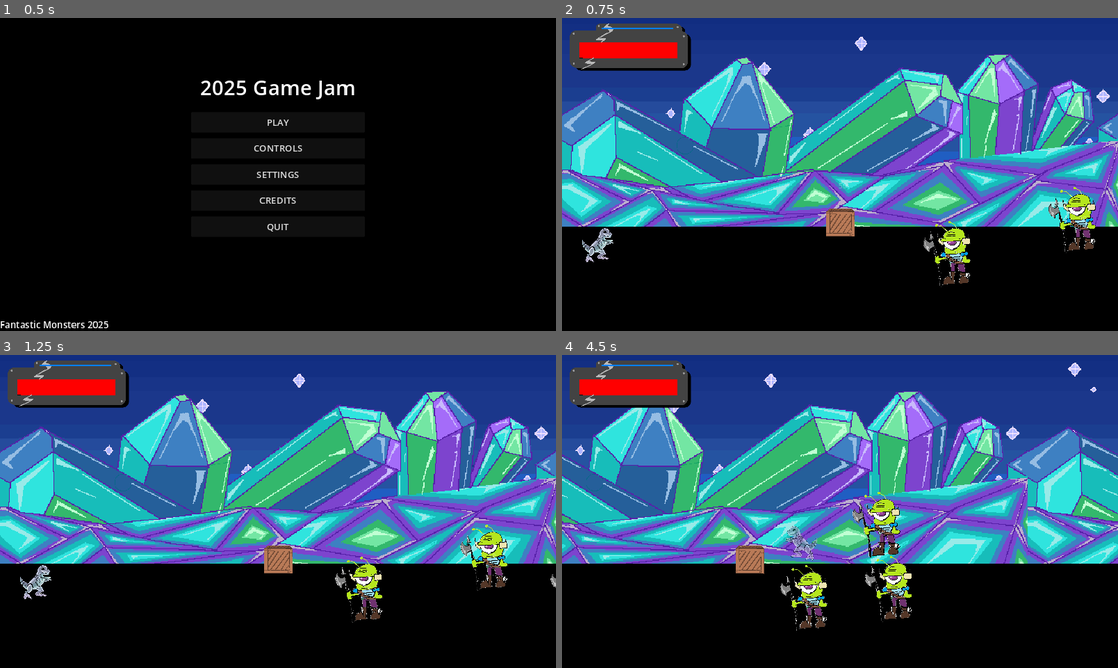
Above: before the commit, frames 1-4 (two rows, left to right).
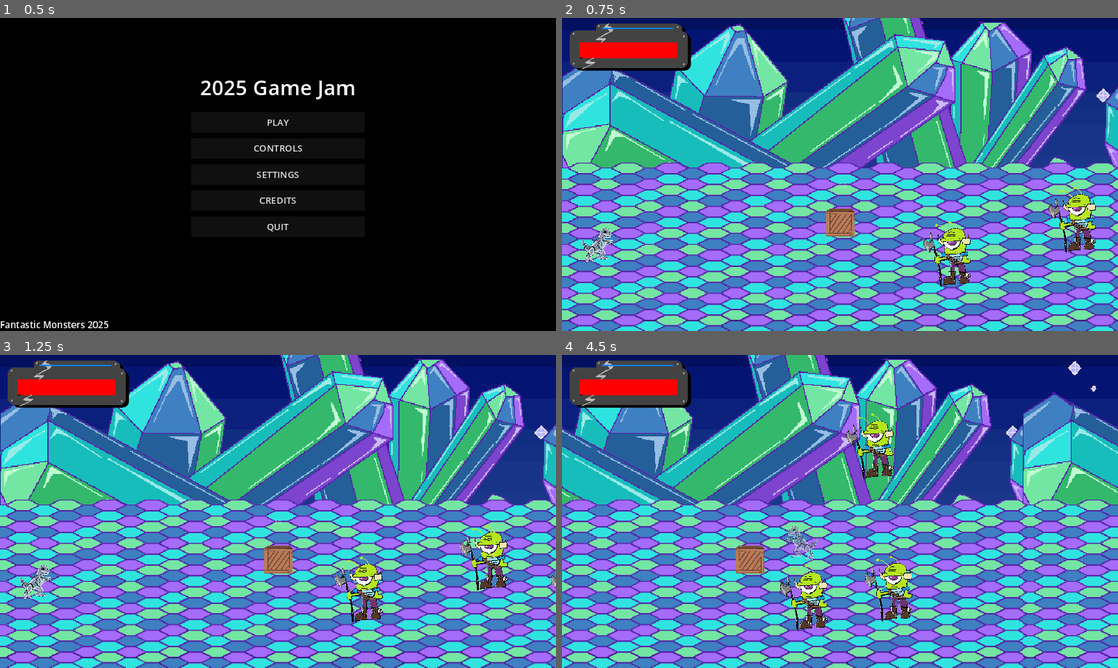
Above: after the commit, the same moments.

Repository: RandomlyZay/2025-game-jam
Game: Godot game, scene res://ui/menus/main_menu/main_menu.tscn
Same seed, same stepped clock (60 frames per second), same inputs: the game is played once before the commit and once after it.
Inputs (mouse positions are in pixels of both pictures, inside the frame that each line leads up to):
- Up to frame 1 (0.5 s): no input
- Up to frame 2 (0.75 s): click "PLAY" at 0.5 s
- Up to frame 3 (1.25 s): no input
- Up to frame 4 (4.5 s): tap Enter (ui_accept) at 1.25 s; move the mouse to (928, 592) at 1.27 s; hold D (move_right) 1.28-2.03 s; tap F (dash) at 1.35, 2.85, 4.35 s; click (928, 592) at 1.42 s; tap Space (jump) at 1.52, 2.27, 3.77 s; move the mouse to (1106, 592) at 2.02 s; hold S (move_down) 2.03-2.78 s; tap E (interact) at 2.1, 3.6 s; click (1106, 592) at 2.17 s; move the mouse to (979, 570) at 2.77 s; hold D (move_right) 2.78-3.53 s; click (979, 570) at 2.92 s; move the mouse to (812, 574) at 3.52 s; hold W (move_up) 3.53-4.28 s; click (812, 574) at 3.67 s; move the mouse to (1006, 558) at 4.27 s; hold A (move_left) from 4.28 s (still down)

Frame 1 is identical in both runs. In frame 2, 88% of the frame differs, in the area x 0-100%, y 0-100%; in frame 3, 88%; in frame 4, 88%.

Commit message:
Updated Background

Diff:
--- a/stages/level1/level1.gd
+++ b/stages/level1/level1.gd
@@ -2,10 +2,6 @@
 
 @onready var ui_manager: UIManager
 @onready var dialogue = $HUD/PlayerHUD/DialogueBox
-@onready var camera = $Player/Camera
-@onready var section1: StaticBody2D = $TerrainBounds/Section1
-@onready var section2: StaticBody2D = $TerrainBounds/Section2
-@onready var section3: StaticBody2D = $TerrainBounds/Section3
 
 const SECTION_WIDTH = 1920
 
@@ -30,26 +26,6 @@
 			if is_instance_valid(ui_manager):
 				ui_manager.show_game_over_menu())
 
-func _process(_delta) -> void:
-	if !camera:
-		return
-
-	var camera_x = camera.get_screen_center_position().x
-	var current_section = floor(camera_x / SECTION_WIDTH)
-
-	# Position sections based on current section
-	section1.position.x = (current_section - 1) * SECTION_WIDTH
-	section2.position.x = current_section * SECTION_WIDTH
-	section3.position.x = (current_section + 1) * SECTION_WIDTH
-
-	# Only rotate when we're very close to the end of current section
-	var section_progress = camera_x - (current_section * SECTION_WIDTH)
-	if section_progress > SECTION_WIDTH * 0.95:
-		var temp = section1
-		section1 = section2
-		section2 = section3
-		section3 = temp
-
 func on_dialogue_finished() -> void:
 	get_tree().change_scene_to_file("res://stages/level1/level1.tscn")
 
--- a/stages/level1/level1.tscn
+++ b/stages/level1/level1.tscn
@@ -1,10 +1,12 @@
-[gd_scene load_steps=8 format=3 uid="uid://du65lx8b1n67x"]
+[gd_scene load_steps=10 format=3 uid="uid://du65lx8b1n67x"]
 
 [ext_resource type="Script" path="res://stages/level1/level1.gd" id="1_tpwex"]
 [ext_resource type="PackedScene" uid="uid://o0q0t4eik226" path="res://entities/characters/player/player.tscn" id="2_1emke"]
 [ext_resource type="PackedScene" uid="uid://dq8qo4qvlvhwj" path="res://ui/hud/hud.tscn" id="3_m5yk3"]
+[ext_resource type="Texture2D" uid="uid://r3les7u4nf1a" path="res://graphics/backgrounds/sky.png" id="3_nb4u6"]
 [ext_resource type="PackedScene" uid="uid://kbnowphrd7y2" path="res://objects/items/chest.tscn" id="4_6ms3x"]
-[ext_resource type="Texture2D" uid="uid://c0rwjegvug8f" path="res://graphics/backgrounds/background.png" id="5_vx4yd"]
+[ext_resource type="Texture2D" uid="uid://brn3h1qqn2dau" path="res://graphics/backgrounds/crystals.png" id="4_r3dlt"]
+[ext_resource type="Texture2D" uid="uid://d0w4v5isrh5av" path="res://graphics/backgrounds/ground.png" id="5_se46x"]
 [ext_resource type="PackedScene" uid="uid://c1eh02vx5evga" path="res://objects/items/goal.tscn" id="5_ykodm"]
 [ext_resource type="PackedScene" uid="uid://b6j8u6n0mej7k" path="res://entities/characters/enemies/cyclops/cyclops.tscn" id="6_05wvj"]
 
@@ -18,44 +20,28 @@
 [node name="ParallaxLayer" type="ParallaxLayer" parent="ParallaxBackground"]
 motion_mirroring = Vector2(1920, 0)
 
-[node name="Background" type="Sprite2D" parent="ParallaxBackground/ParallaxLayer"]
+[node name="Sky" type="Sprite2D" parent="ParallaxBackground/ParallaxLayer"]
+position = Vector2(960, 808)
 scale = Vector2(1.5, 1.5)
-texture = ExtResource("5_vx4yd")
+texture = ExtResource("3_nb4u6")
+
+[node name="ParallaxLayer2" type="ParallaxLayer" parent="ParallaxBackground"]
+motion_scale = Vector2(1.05, 1)
+motion_mirroring = Vector2(1920, 0)
+
+[node name="Crystals" type="Sprite2D" parent="ParallaxBackground/ParallaxLayer2"]
+position = Vector2(2, -96)
+scale = Vector2(1.5, 1.5)
+texture = ExtResource("4_r3dlt")
 centered = false
 
-[node name="TerrainBounds" type="Node2D" parent="."]
+[node name="ParallaxLayer3" type="ParallaxLayer" parent="ParallaxBackground"]
+motion_mirroring = Vector2(1920, 0)
 
-[node name="Section1" type="StaticBody2D" parent="TerrainBounds"]
-collision_layer = 4
-collision_mask = 0
-
-[node name="UpperFloorBound" type="CollisionPolygon2D" parent="TerrainBounds/Section1"]
-light_mask = 4
-visibility_layer = 0
-build_mode = 1
-polygon = PackedVector2Array(1913, 795, 3, 228, 2, 889, 362, 937, 458, 934, 597, 921, 861, 883, 1093, 905, 1318, 862, 1689, 808)
-
-[node name="Section2" type="StaticBody2D" parent="TerrainBounds"]
-position = Vector2(1920, 0)
-collision_layer = 4
-collision_mask = 0
-
-[node name="UpperFloorBound" type="CollisionPolygon2D" parent="TerrainBounds/Section2"]
-light_mask = 4
-visibility_layer = 0
-build_mode = 1
-polygon = PackedVector2Array(1913, 795, 3, 228, 2, 889, 362, 937, 458, 934, 597, 921, 861, 883, 1093, 905, 1318, 862, 1689, 808)
-
-[node name="Section3" type="StaticBody2D" parent="TerrainBounds"]
-position = Vector2(3840, 0)
-collision_layer = 4
-collision_mask = 0
-
-[node name="UpperFloorBound" type="CollisionPolygon2D" parent="TerrainBounds/Section3"]
-light_mask = 4
-visibility_layer = 0
-build_mode = 1
-polygon = PackedVector2Array(1913, 795, 3, 228, 2, 889, 362, 937, 458, 934, 597, 921, 861, 883, 1093, 905, 1318, 862, 1689, 808)
+[node name="Ground" type="Sprite2D" parent="ParallaxBackground/ParallaxLayer3"]
+position = Vector2(960, 632)
+scale = Vector2(1.5, 1.5)
+texture = ExtResource("5_se46x")
 
 [node name="OuterBounds" type="StaticBody2D" parent="."]
 collision_layer = 4
Binary file added: graphics/backgrounds/crystals.png
Not shown, added: graphics/backgrounds/crystals.png.import
Binary file added: graphics/backgrounds/ground.png
Not shown, added: graphics/backgrounds/ground.png.import
Binary file added: graphics/backgrounds/sky.png
Not shown, added: graphics/backgrounds/sky.png.import
Binary file added: graphics/backgrounds/upgrade_path.png
Not shown, added: graphics/backgrounds/upgrade_path.png.import
